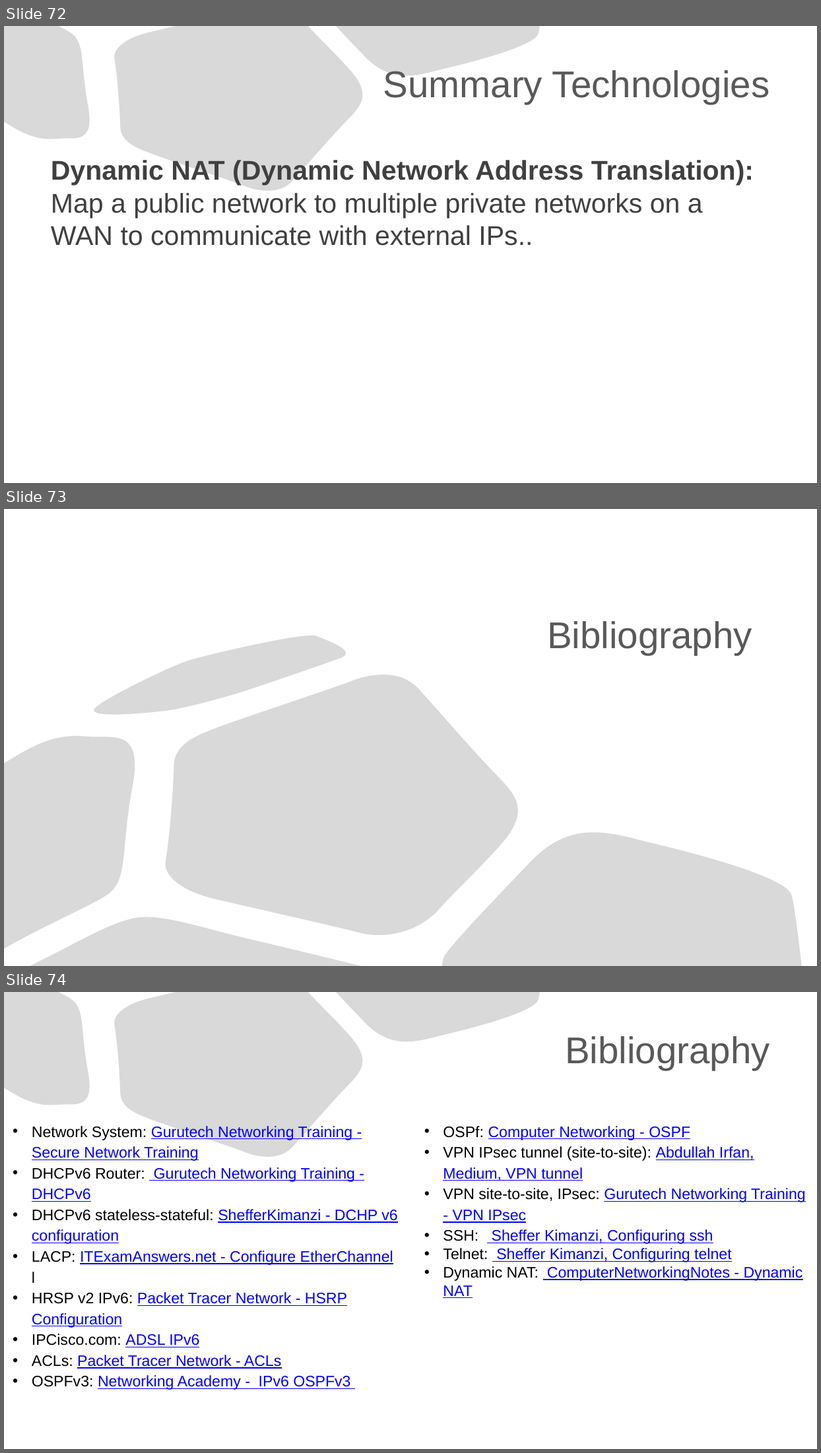
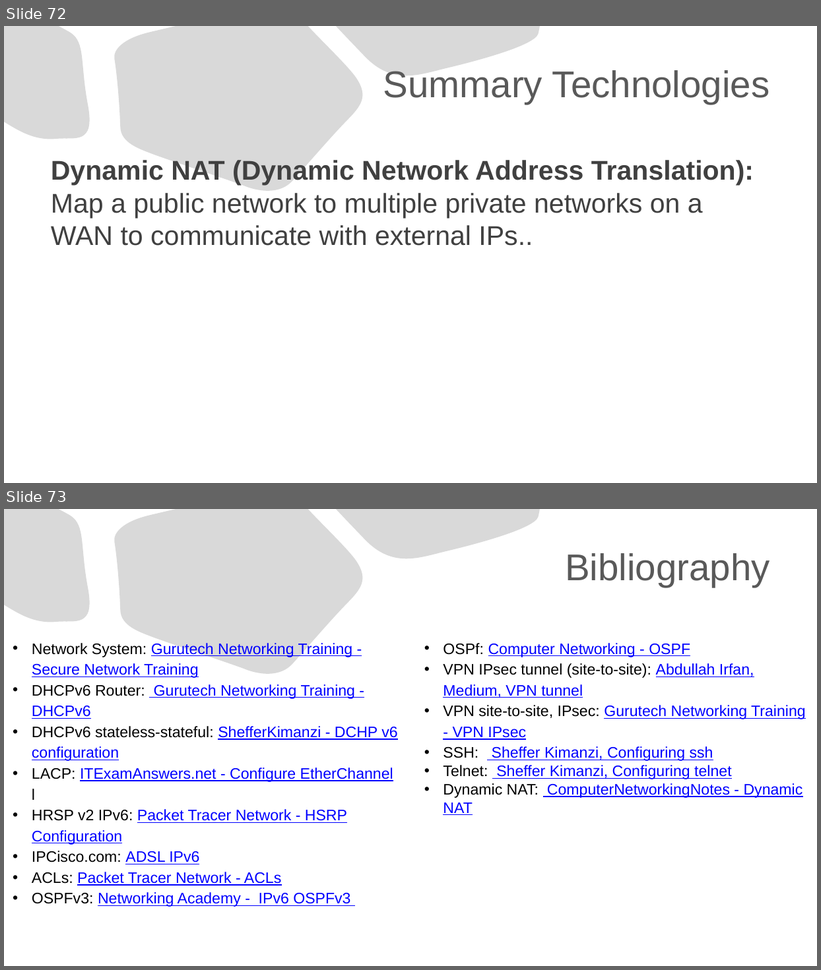
Before and after one commit to Advanced-Diploma-of-IT-Tel-Network-Eng/Assessments, a slide deck: TERM1-BLOCK1/2-ICTNWK541-Configure_Verify_Troubleshoot_WAN_links-IP_services/Assessmet_Task2/Task2/ICTNWK541 Assessment task.pptx. Shown one above the other, each under a label of ours: slides 72, 73 and 74 before the commit, slides 72 and 73 after it. The pictures are 821x1453 and 821x970 pixels, drawn with LibreOffice and Linux fonts; fonts in the diff are those of the drawing. Boxes give left, top, right and bottom in pixels: in the first picture for what was removed or moved away, otherwise in the second. Text is boxed around its words. In the diff, an @@ line names an element or a change of style, - is before the commit and + after.

```diff
--- a/TERM1-BLOCK1/2-ICTNWK541-Configure_Verify_Troubleshoot_WAN_links-IP_services/Assessmet_Task2/Task2/ICTNWK541 Assessment task.pptx
+++ b/TERM1-BLOCK1/2-ICTNWK541-Configure_Verify_Troubleshoot_WAN_links-IP_services/Assessmet_Task2/Task2/ICTNWK541 Assessment task.pptx
@@ slide 73 removed at <box>4,509,817,966</box>, background #FFFFFF @@
@@ title removed at <box>547,621,752,655</box> @@
-Bibliography
@@ freeform shape removed at <box>91,632,359,720</box> @@
@@ freeform shape removed at <box>164,662,527,940</box> @@
@@ freeform shape removed at <box>4,726,145,949</box> @@
@@ freeform shape removed at <box>442,818,802,966</box> @@
@@ freeform shape removed at <box>30,916,362,966</box> @@
@@ what was slide 74 is now slide 73 @@
```
Also in this commit, not shown: 1 slide added, 1 other slide removed, 2 other files.
